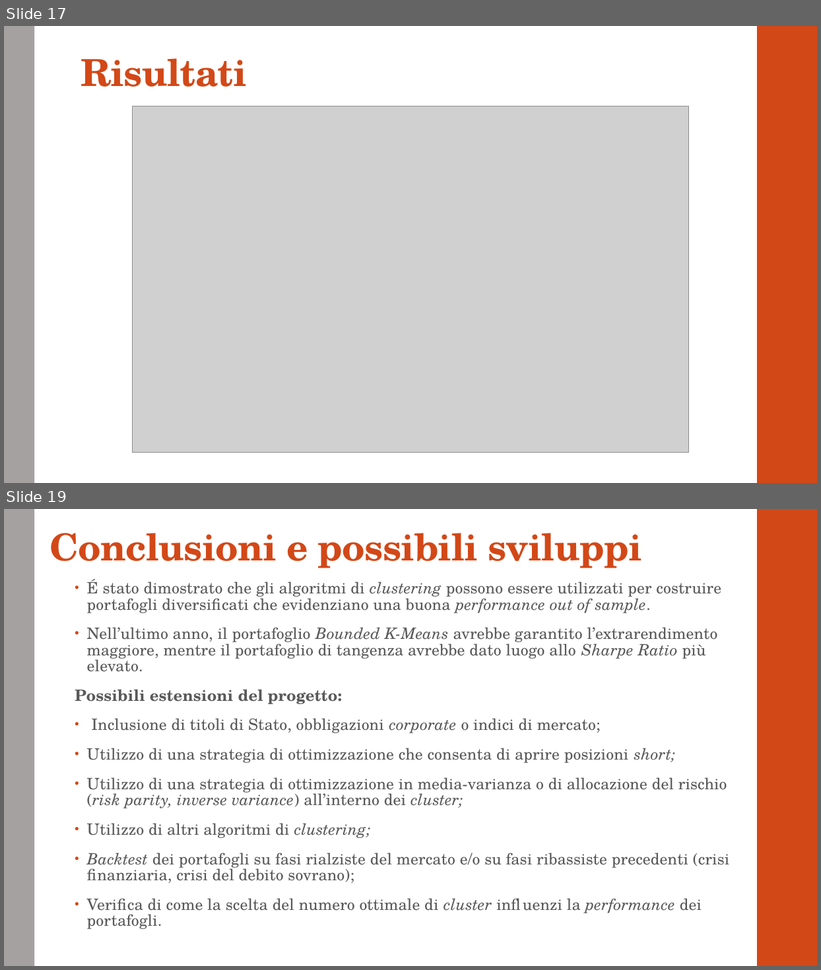
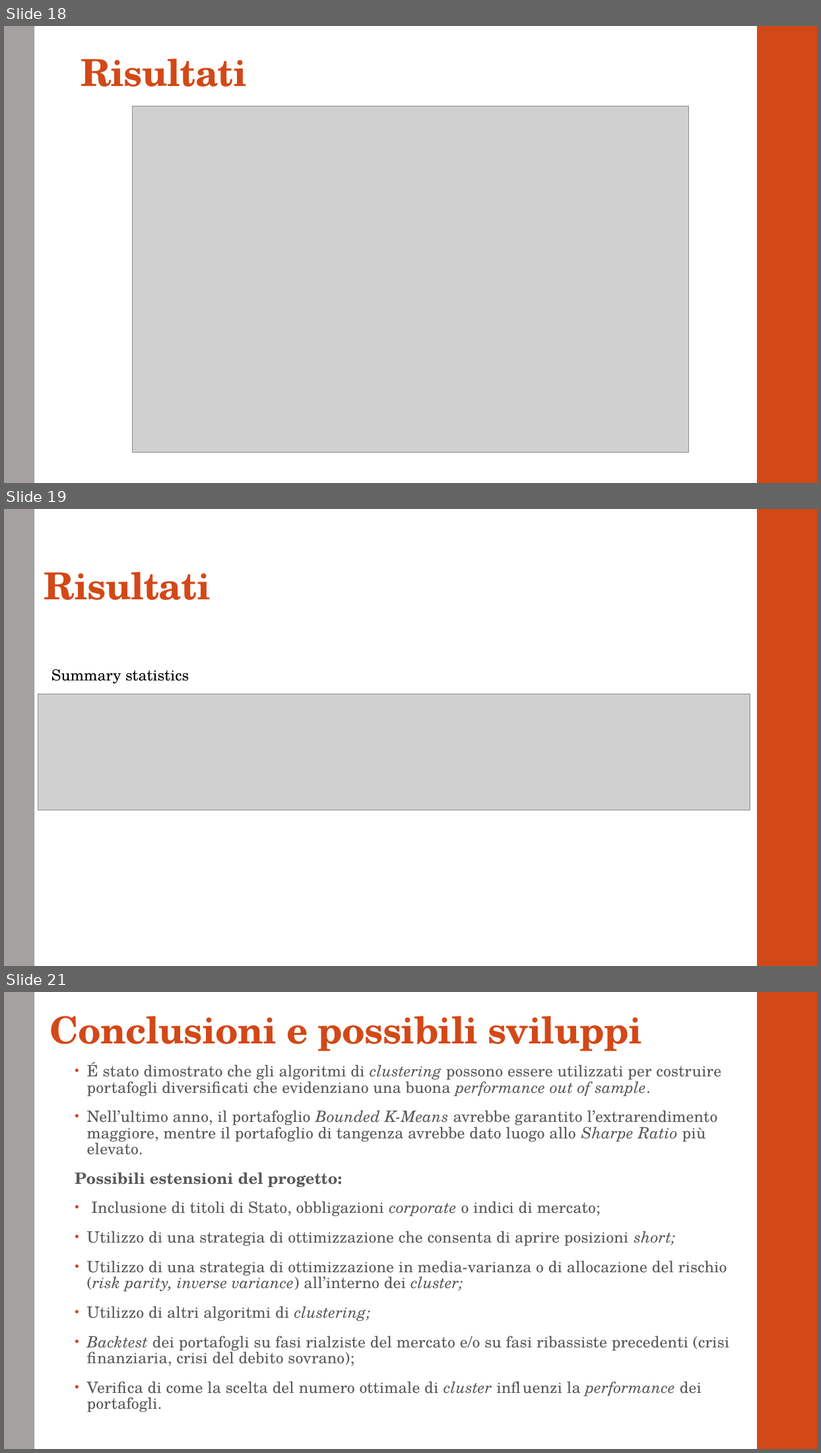
Before and after one commit to GiadaV/PROGETTO-PYTHON, a slide deck: presentazione.pptx. Shown one above the other, each under a label of ours: slides 17 and 19 before the commit, slides 18, 19 and 21 after it; the slides between them are not shown. The pictures are 821x970 and 821x1453 pixels, drawn with LibreOffice and Linux fonts; fonts in the diff are those of the drawing; grey boxes stand for pictures. Boxes give left, top, right and bottom in pixels: in the first picture for what was removed or moved away, otherwise in the second. Text is boxed around its words. In the diff, an @@ line names an element or a change of style, - is before the commit and + after.

```diff
--- a/presentazione.pptx
+++ b/presentazione.pptx
@@ slide 19 added at (x1=4, y1=509, x2=817, y2=966), background #FFFFFF; not listed: 2 template elements that a slide beside it also shows @@
@@ title added at (x1=44, y1=572, x2=211, y2=600), 44 pt, text #D34817, bold @@
+Risultati
@@ text added at (x1=52, y1=669, x2=189, y2=684), 18 pt, text #000000 @@
+Summary statistics
@@ picture added at (x1=38, y1=694, x2=750, y2=811) @@
@@ what was slide 17 is now slide 18 @@
@@ what was slide 19 is now slide 21 @@
```
Also in this commit, not shown: 4 slides changed, 1 other slide added.
